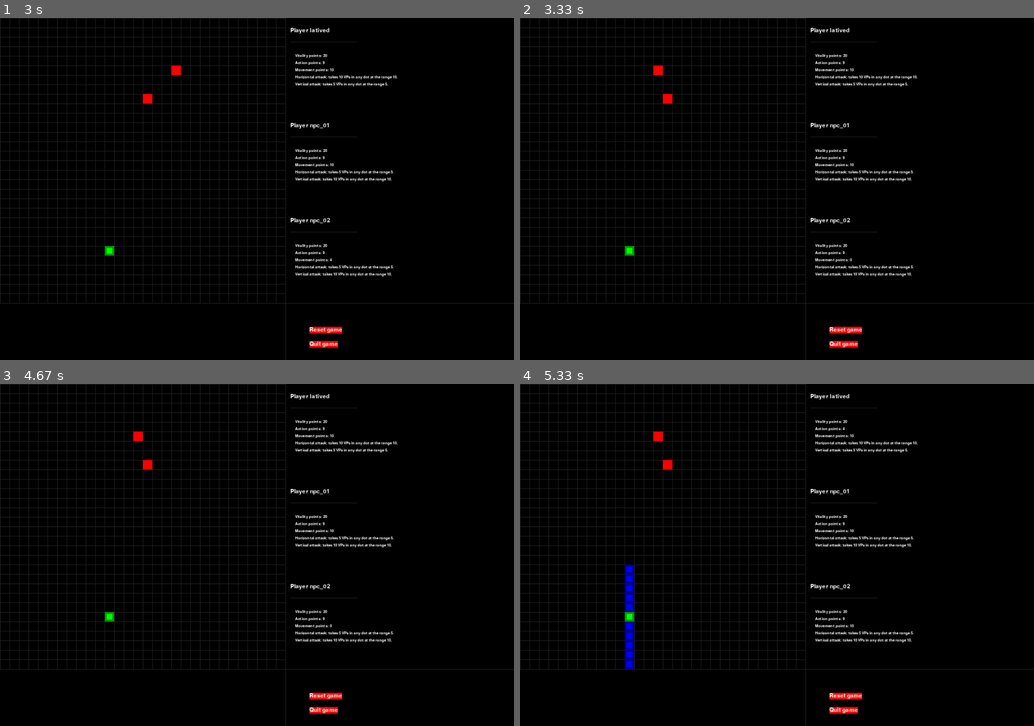
Above: before the commit, frames 1-4 (two rows, left to right).
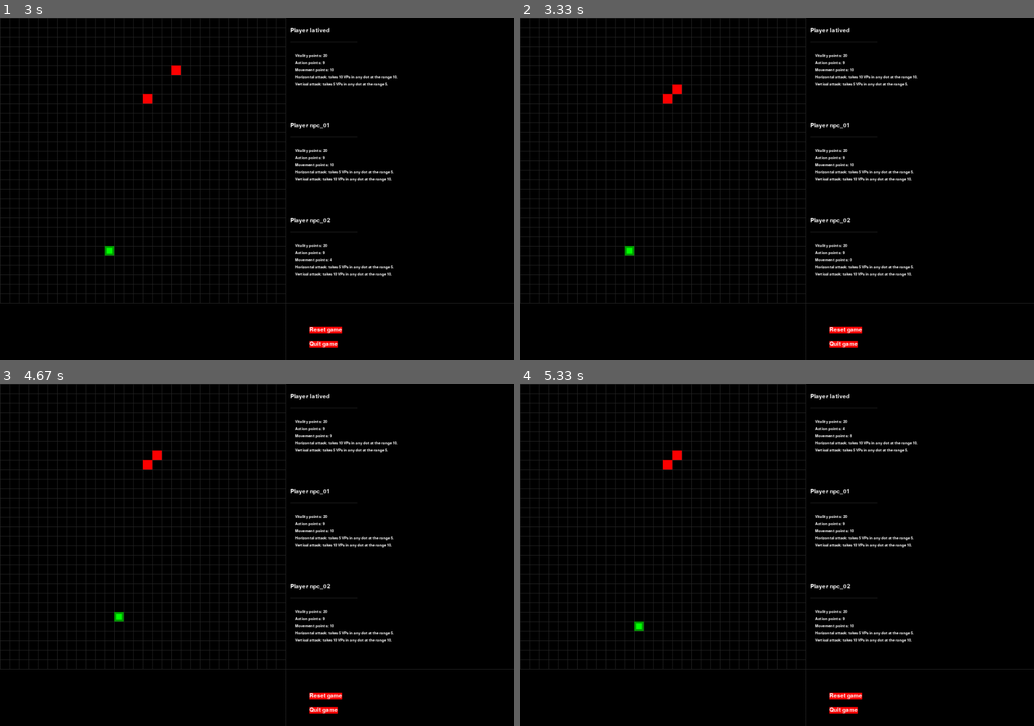
Above: after the commit, the same moments.

Repository: latived/ia2-p1
Game: pygame game, started from game.py
The game is run twice, just before and just after one commit, with the same random seed, the same clock (stepped at 60 frames per second) and the same inputs.
Inputs:
- Up to frame 1 (3 s): tap Enter at 0.33 s; tap P at 0.67 s
- Up to frame 2 (3.33 s): no input
- Up to frame 3 (4.67 s): hold Right from 4.57 s (still down)
- Up to frame 4 (5.33 s): tap V at 4.72 s; release Right at 5.2 s; hold Down from 5.23 s (still down)

Frame 1 is identical in both runs. In frame 2, 0.1% of the frame differs, in the area x 25-32%, y 13-23%; in frame 3, 0.2%; in frame 4, 0.8%, in the area x 20-65%, y 13-84%.

Commit message:
Use BUFFER_XY in fitness calculation
- If there is a position, get it and use its coordinates as we have used
in `fitness` calculus. This distance is added to the previous `fitness`
because we take last NPC position as having the same weight to Player
position.

Diff:
--- a/ga.py
+++ b/ga.py
@@ -234,10 +234,21 @@
 
 def computeIndividualsFitness(population, dotPlayerCoords, cutInHalf=True):
 
-    print("debug fitness: ", BUFFER_XY.qsize()) # debug
-
     px = dotPlayerCoords['x']
     py = dotPlayerCoords['y']
+
+    # buffer last NPC position
+    xy = None
+    try:
+        xy = BUFFER_XY.get(block=False)
+    except queue.Empty:
+        pass
+
+    bx = 0
+    by = 0
+    if xy:
+        bx = xy['x']
+        by = xy['y']
 
     populationRanked = []
 
@@ -245,6 +256,13 @@
         ix = individual['x']
         iy = individual['y']
         fitness = min(abs(px - ix), abs(py - iy))
+        # adding last NPC position to the equation
+        if bx == by == 0:
+            bfFitness = 0  # because there is only one NPC in the game it doesn't make sense to use BUFFER_XY
+        else:
+            bfFitness = min(abs(bx - ix), abs(by - iy))
+        # fitness is previous fitness plus bufferFitness (new position mustn't be close to last NPC position)
+        fitness += bfFitness
         populationRanked.append((fitness, individual))
 
     # 2nd step
